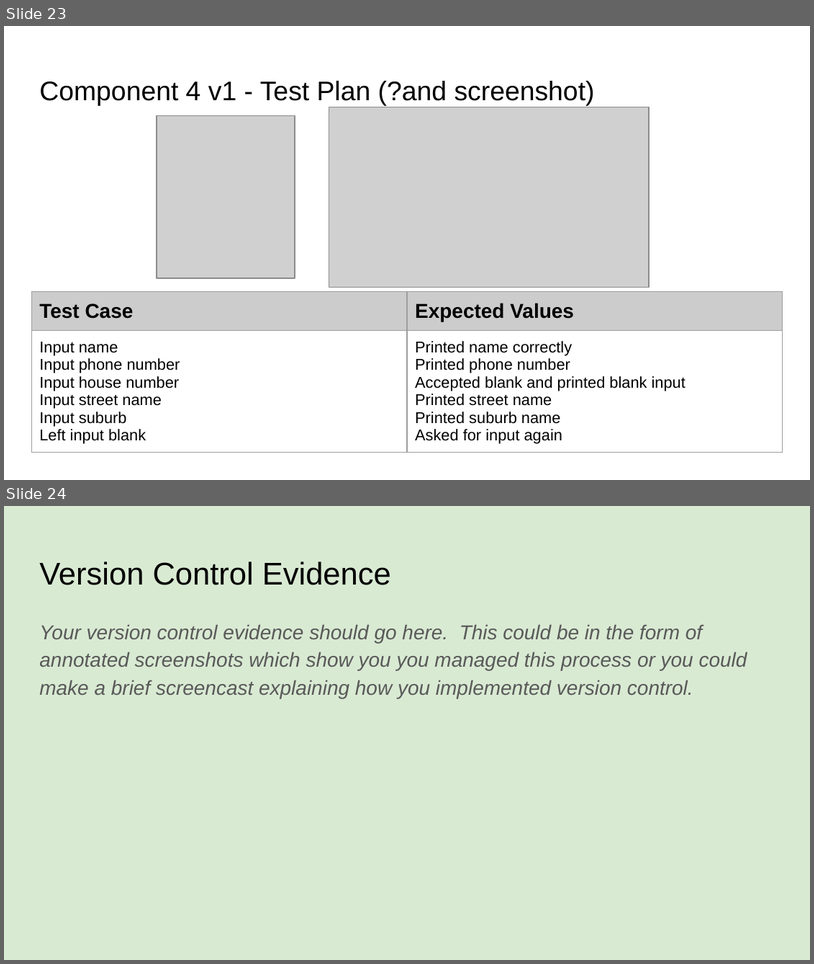
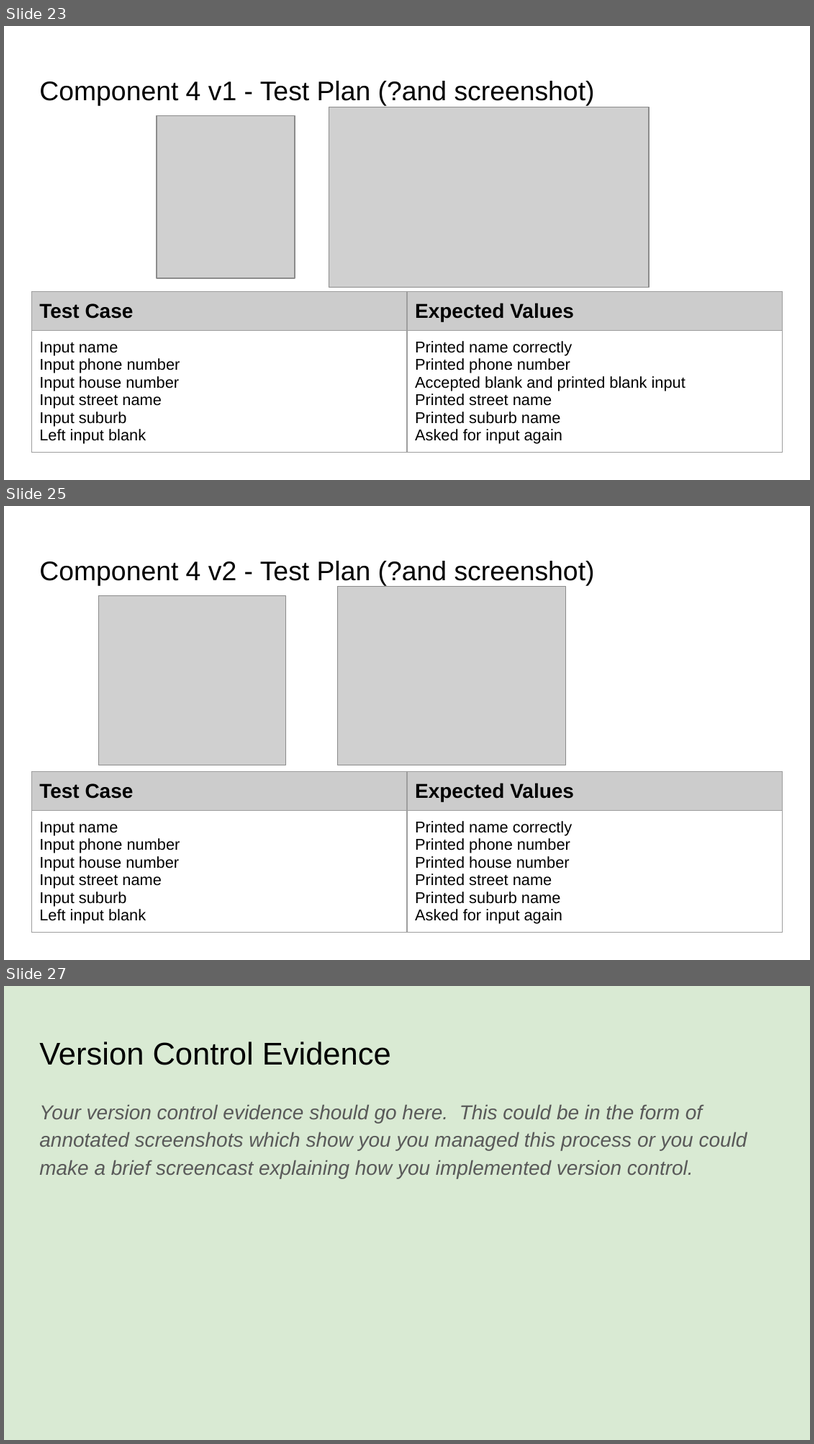
Before and after one commit to James-Wilde/Pizza_Bot, a slide deck: 022_91893+_+91897+Documentation.pptx. Shown one above the other, each under a label of ours: slides 23 and 24 before the commit, slides 23, 25 and 27 after it; the slides between them are not shown. The pictures are 814x964 and 814x1444 pixels, drawn with LibreOffice and Linux fonts; fonts in the diff are those of the drawing; grey boxes stand for pictures. Boxes give left, top, right and bottom in pixels: in the first picture for what was removed or moved away, otherwise in the second. Text is boxed around its words. In the diff, an @@ line names an element or a change of style, - is before the commit and + after.

```diff
--- a/022_91893+_+91897+Documentation.pptx
+++ b/022_91893+_+91897+Documentation.pptx
@@ slide 25 added at bbox=[4, 506, 810, 960], background #FFFFFF @@
@@ title added at bbox=[39, 561, 595, 585], 24 pt, text #000000 @@
+Component 4 v2 - Test Plan (?and screenshot)
@@ picture added at bbox=[338, 586, 566, 765] @@
@@ picture added at bbox=[98, 595, 286, 765] @@
@@ table added at bbox=[31, 771, 783, 941], 2 rows, 2 columns @@
+Test Case | Expected Values
+Input name / Input phone number / Input house number / Input street name / Input suburb / Left input blank | Printed name correctly / Printed phone number / Printed house number / Printed street name / Printed suburb name / Asked for input again
@@ what was slide 24 is now slide 27 @@
```
Also in this commit, not shown: 2 other slides added, 2 other files.
